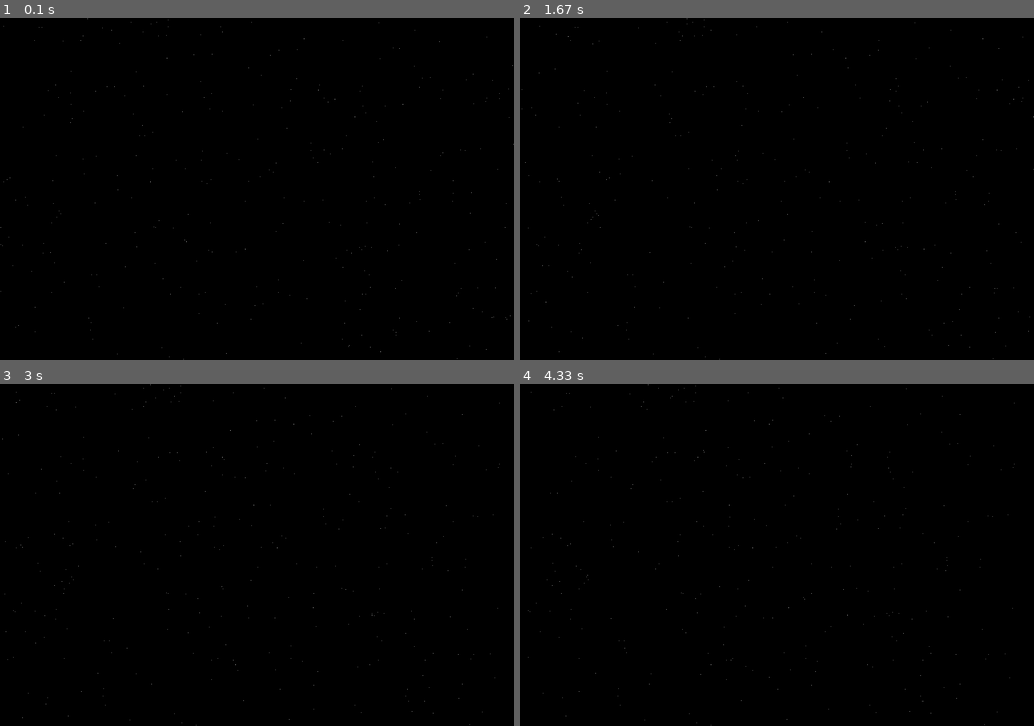
Above: before the commit, frames 1-4 (two rows, left to right).
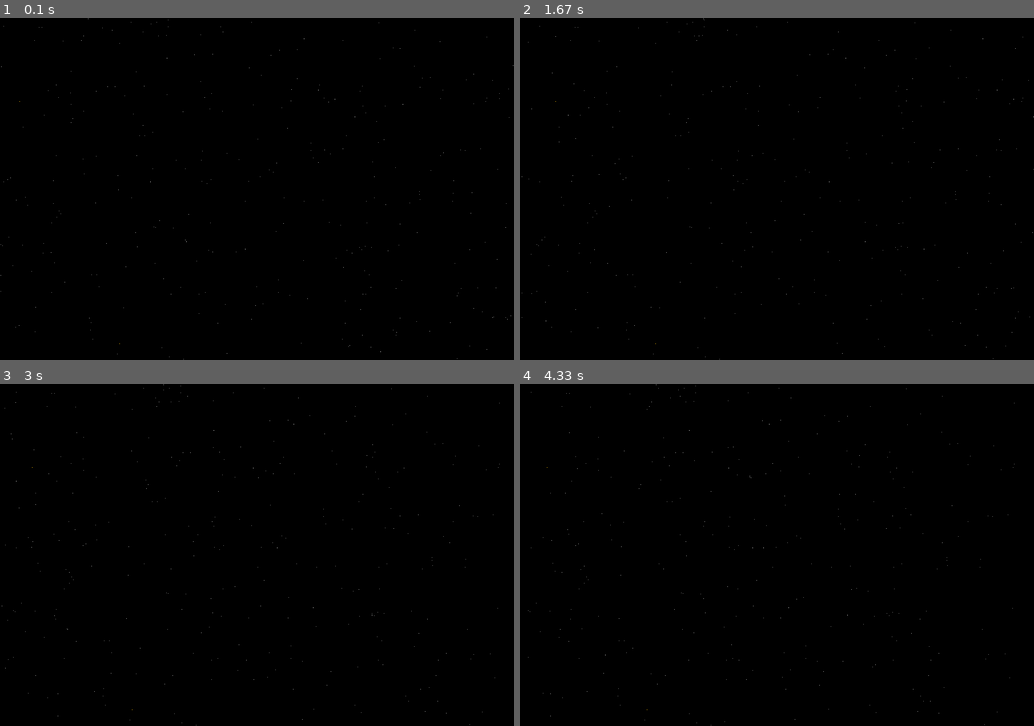
Above: after the commit, the same moments.

Repository: sid-146/devs
Game: pygame game, started from pygameTrials/starfield.py
Two runs of this game, one before a commit and one after it. Both use one fixed random seed, a clock stepped at 60 frames per second and the inputs below.
Inputs:
- Up to frame 1 (0.1 s): no input
- Up to frame 2 (1.67 s): tap Enter at 0.33 s; hold Up 1.17-1.63 s
- Up to frame 3 (3 s): hold Left 2.17-2.7 s; hold Down from 2.73 s (still down)
- Up to frame 4 (4.33 s): release Down at 3.03 s; hold Up 3.5-3.87 s; hold Right from 3.9 s (still down)

The runs differ from the first frame. In frame 1, less than 0.1% of the frame differs, in the area x 0-100%, y 0-99%; in frame 2, less than 0.1%; in frame 3, less than 0.1%, in the area x 0-90%, y 0-99%; in frame 4, less than 0.1%.

Commit message:
Added golden stars

Diff:
--- a/pygameTrials/starfield.py
+++ b/pygameTrials/starfield.py
@@ -7,6 +7,7 @@
 BACKWARD = 0
 LIGHTGRAY = 180, 180, 180
 DARKGRAY = 120, 120, 120
+GOLDEN = (255, 192, 0)
 SCREEN_SIZE = (900, 600)
 BLACK = (0, 0, 0)
 WHITE = (255, 255, 255)
@@ -47,8 +48,8 @@
 
 
 def setup():
-    window = pygame.display.set_mode(SCREEN_SIZE, FULLSCREEN)
-    # window = pygame.display.set_mode(SCREEN_SIZE)
+    # window = pygame.display.set_mode(SCREEN_SIZE, FULLSCREEN)
+    window = pygame.display.set_mode(SCREEN_SIZE)
     pygame.display.set_caption("Star Field")
     window.fill(BLACK)
     return window
@@ -125,6 +126,17 @@
                 for i in range(201, NUM_STARS):
                     window.set_at(stars[i], DARKGRAY)
 
+            if increment % 10 == 0:
+                #  Erase golden stars
+                for i in range(100, 201):
+                    window.set_at(stars[i], BLACK)
+
+                stars = moveStars(window, stars, 100, 201, direction)
+
+                #  Draw golden stars
+                for i in range(100, 201):
+                    window.set_at(stars[i], GOLDEN)
+
         for i in range(0, 10):
             window.set_at(stars[i], WHITE)
 
